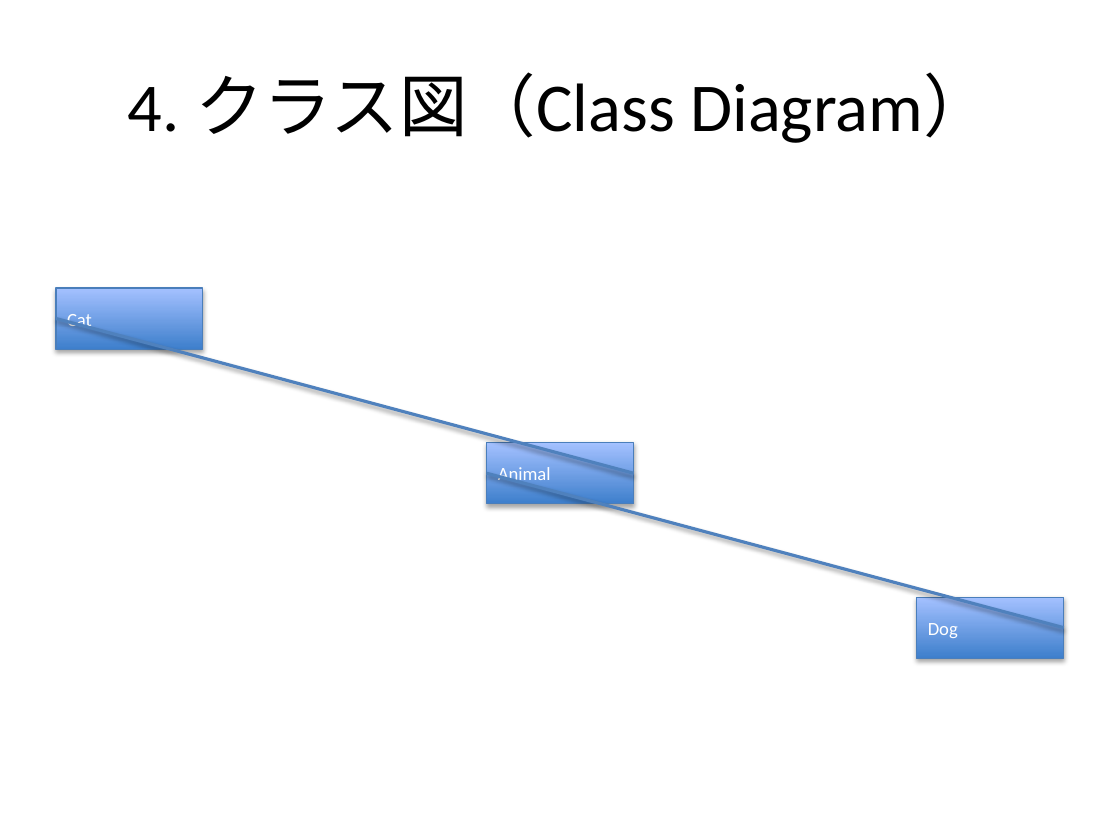
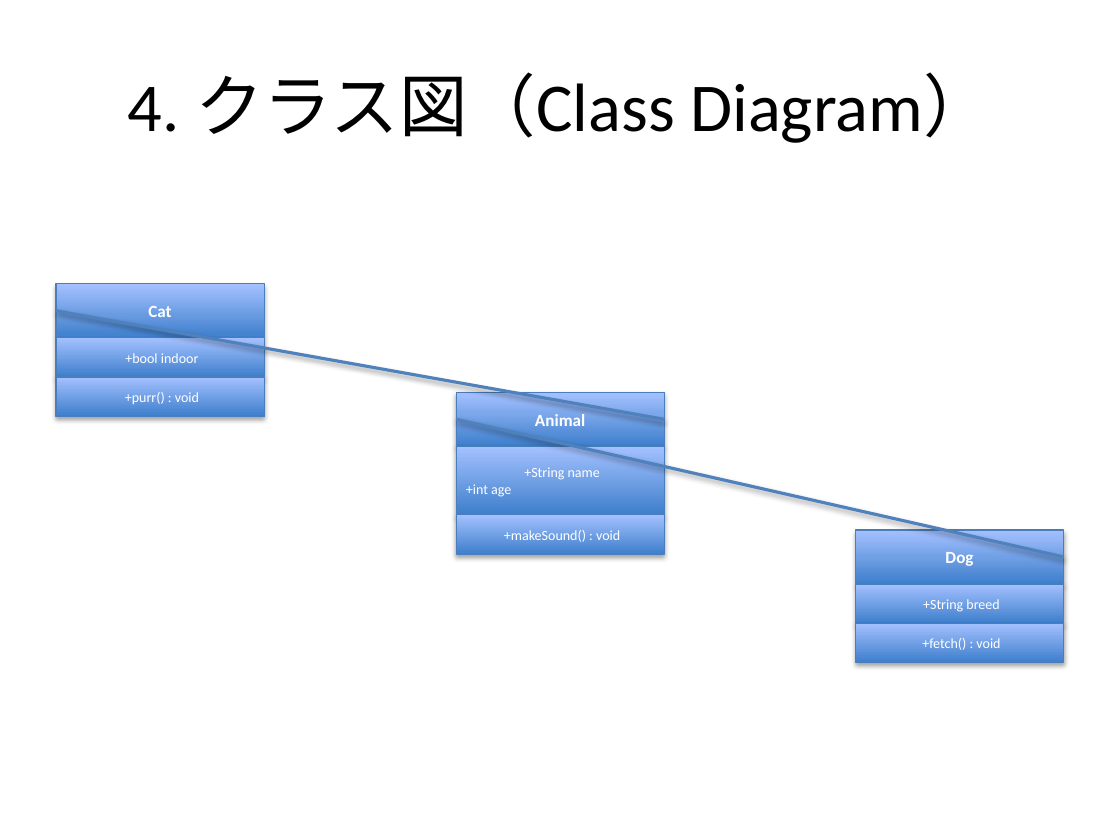
Before and after one commit to notfolder/qmd_to_pptx, a slide deck: slide 16 of demo_full.pptx. Drawn at 1120x840 pixels with LibreOffice and Linux fonts; fonts in the diff are those of the drawing. Boxes give left, top, right and bottom in pixels: in the first picture for what was removed or moved away, otherwise in the second. Text is boxed around its words. In the diff, an @@ line names an element or a change of style, - is before the commit and + after.

Commit message:
UMLクラス図の描画機能を改善し、未対応のダイアグラムタイプに対するフォールバック処理を追加

```diff
--- a/demo_full.pptx
+++ b/demo_full.pptx
@@ rectangle "Cat": place and size @@
-rectangle "Cat" at (56,288,203,349)
+rectangle "Cat" at (56,283,264,337)
@@ line moved from (634, 474) - (56, 318) to (664, 419) - (56, 311) @@
@@ rectangle added at (56,338,264,377), fill gradient #3F80CE to #A4C4FF, outline #4B7EBC 0.75 pt, 9 pt, text #FFFFFF @@
++bool indoor
@@ rectangle added at (56,377,264,417), fill gradient #3F80CE to #A4C4FF, outline #4B7EBC 0.75 pt, 9 pt, text #FFFFFF @@
++purr() : void
@@ rectangle "Animal": place and size @@
-rectangle "Animal" at (487,442,634,504)
+rectangle "Animal" at (456,392,664,446)
@@ line moved from (487, 474) - (1064, 627) to (456, 419) - (1064, 557) @@
@@ rectangle added at (456,446,664,514), fill gradient #3F80CE to #A4C4FF, outline #4B7EBC 0.75 pt, 9 pt, text #FFFFFF @@
++String name
++int age
@@ rectangle added at (456,515,664,554), fill gradient #3F80CE to #A4C4FF, outline #4B7EBC 0.75 pt, 9 pt, text #FFFFFF @@
++makeSound() : void
@@ size 12 to 11 pt, bold on; alignment left to centre in 3 elements at (456,392,664,446), (56,283,264,337), (856,530,1064,584) @@
@@ rectangle "Dog": place and size @@
-rectangle "Dog" at (917,597,1064,659)
+rectangle "Dog" at (856,530,1064,584)
@@ rectangle added at (856,584,1064,623), fill gradient #3F80CE to #A4C4FF, outline #4B7EBC 0.75 pt, 9 pt, text #FFFFFF @@
++String breed
@@ rectangle added at (856,623,1064,662), fill gradient #3F80CE to #A4C4FF, outline #4B7EBC 0.75 pt, 9 pt, text #FFFFFF @@
++fetch() : void
```
Also in this commit, not shown: 1 other file.
